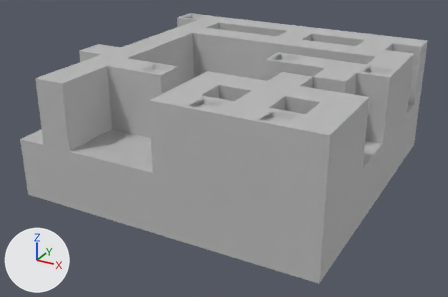
An edit to the FBX model Assets/fbx/world_06/lvl_602/Territorio6_lvl2_base 1.fbx, drawn before and after from the same camera.
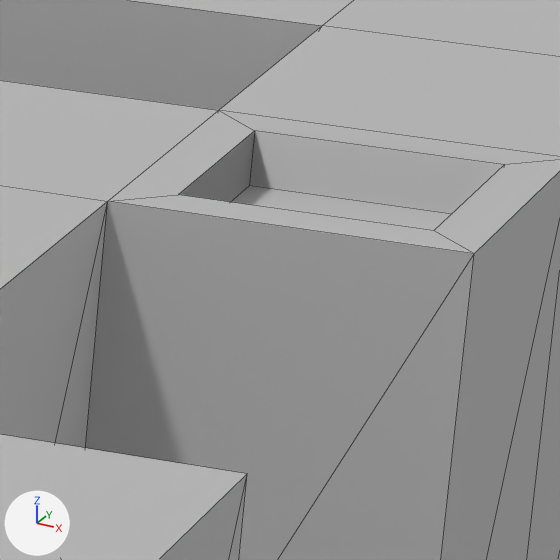
There are two pictures of each version: one whole from a 50 mm camera at (1.176, -2.264, 0.952) aimed at (-0.024, -0.082, -0.139), one close up on the part from 77% to 89% of the width and 18% to 35% of the height. The lights are fixed; the arrows at lower left show +X, +Y and +Z. The close-ups show mesh edges as thin lines. Where no turn or scale is listed for an object, it has been applied to the vertices.

Objects in the first close-up: 't6_2'.
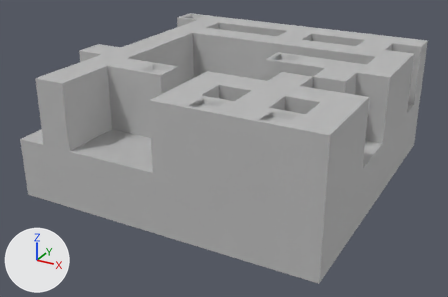
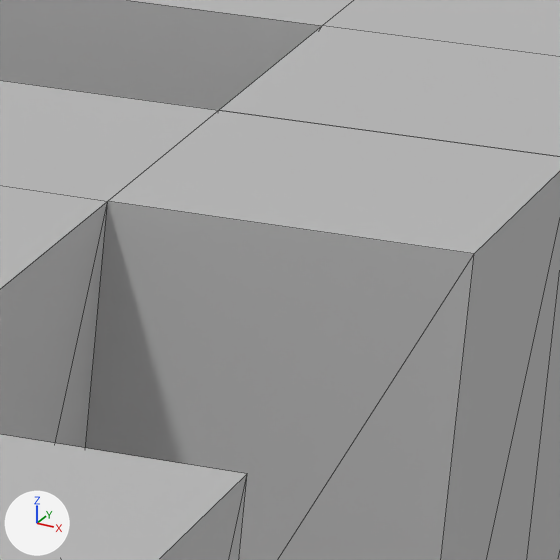
The newer file is also turned or shifted as a whole; pictures and numbers use the older file's frame.

Where the change shows, as pixel boxes [x1, y1, x2, y2] in the close-ups (560 x 560 px):
part 1 of me_mesh, cut back: [108, 110, 560, 254] in both

The change, as a diff of the scene's bpy script:
```diff
--- a/Assets/fbx/world_06/lvl_602/Territorio6_lvl2_base 1.fbx.py
+++ b/Assets/fbx/world_06/lvl_602/Territorio6_lvl2_base 1.fbx.py
@@ me_mesh @@
 me_mesh.from_pydata(...)  # 308 vertices, 471 faces; spans x -0.64..0.641, y -0.649..0.65, z -0.26..0.26
 # used by ob_t6_2; location = (0.0, 0.0, 0.0)
 # verts and faces of me_mesh; kept vertices keep their numbers, new ones are numbered from 308
 # before: 166 (0.64, 0.001, 0.26) at pixel (474, 253), 178 (0.64, 0.13, 0.26), 197 (0.512, 0.001, 0.26) at pixel (107, 201), 225 (0.512, 0.129, 0.26) at pixel (218, 110), 272 (0.621, 0.11, 0.26) at pixel (504, 164)
 # before: 273 (0.621, 0.02, 0.26) at pixel (433, 230), 274 (0.532, 0.11, 0.26) at pixel (254, 130), 275 (0.532, 0.02, 0.26) at pixel (178, 194), 296 (0.621, 0.11, 0.24), 297 (0.621, 0.02, 0.24)
 # before: 298 (0.532, 0.11, 0.24) at pixel (249, 185), 299 (0.532, 0.02, 0.24)
+# me_mesh part 1
+delete_vertices([*range(272, 276), *range(296, 300)])  # with the faces that use them
+verts[308] = (0.64, 0.001, 0.26)  # pixel (474, 253)
+verts[309] = (0.512, 0.001, 0.26)  # pixel (107, 201)
+verts[310] = (0.64, 0.13, 0.26)
+faces += [(225, 309, 308, 310), (166, 308, 309, 197)]
 me_mesh.materials.append(mat_lambert2)
```
